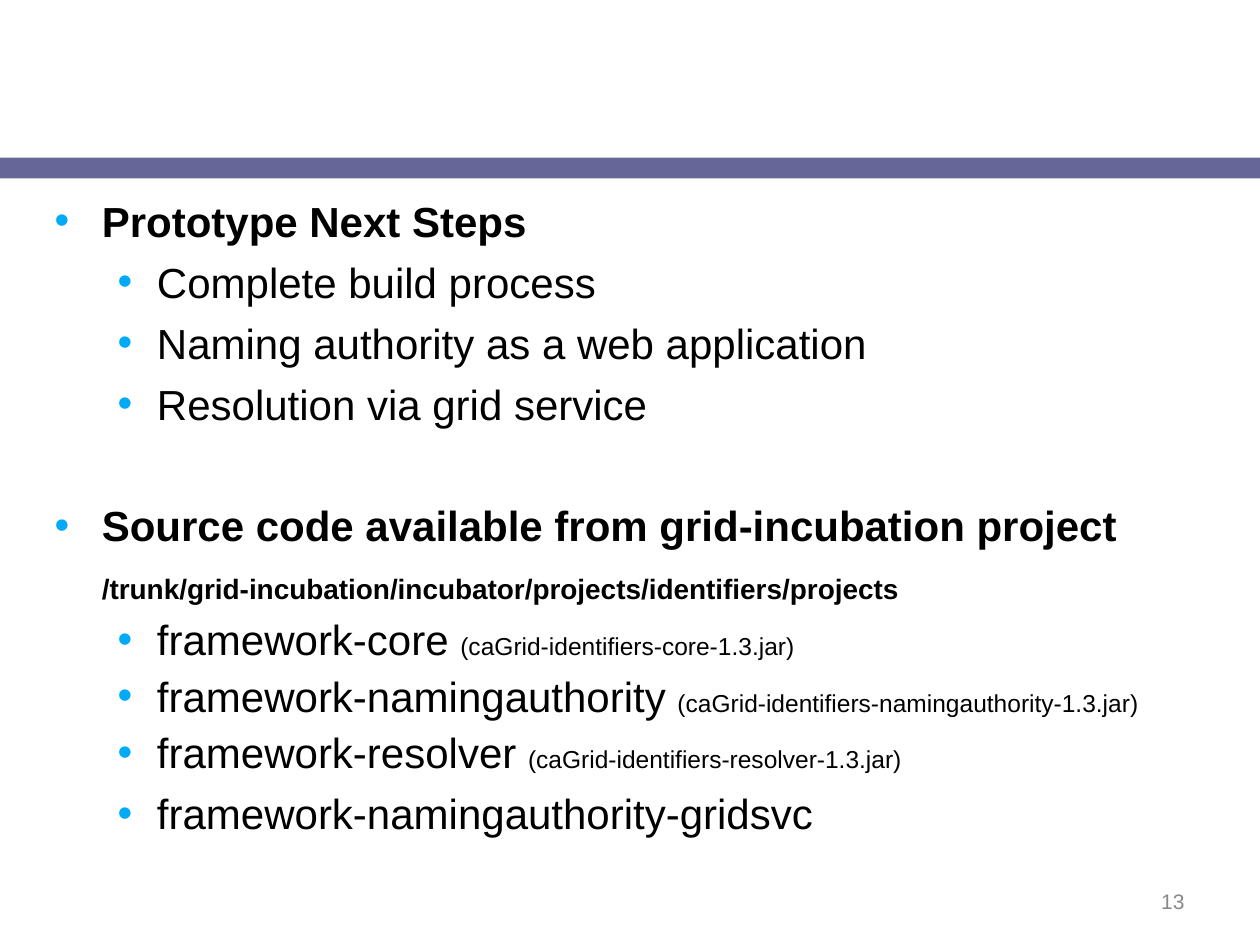
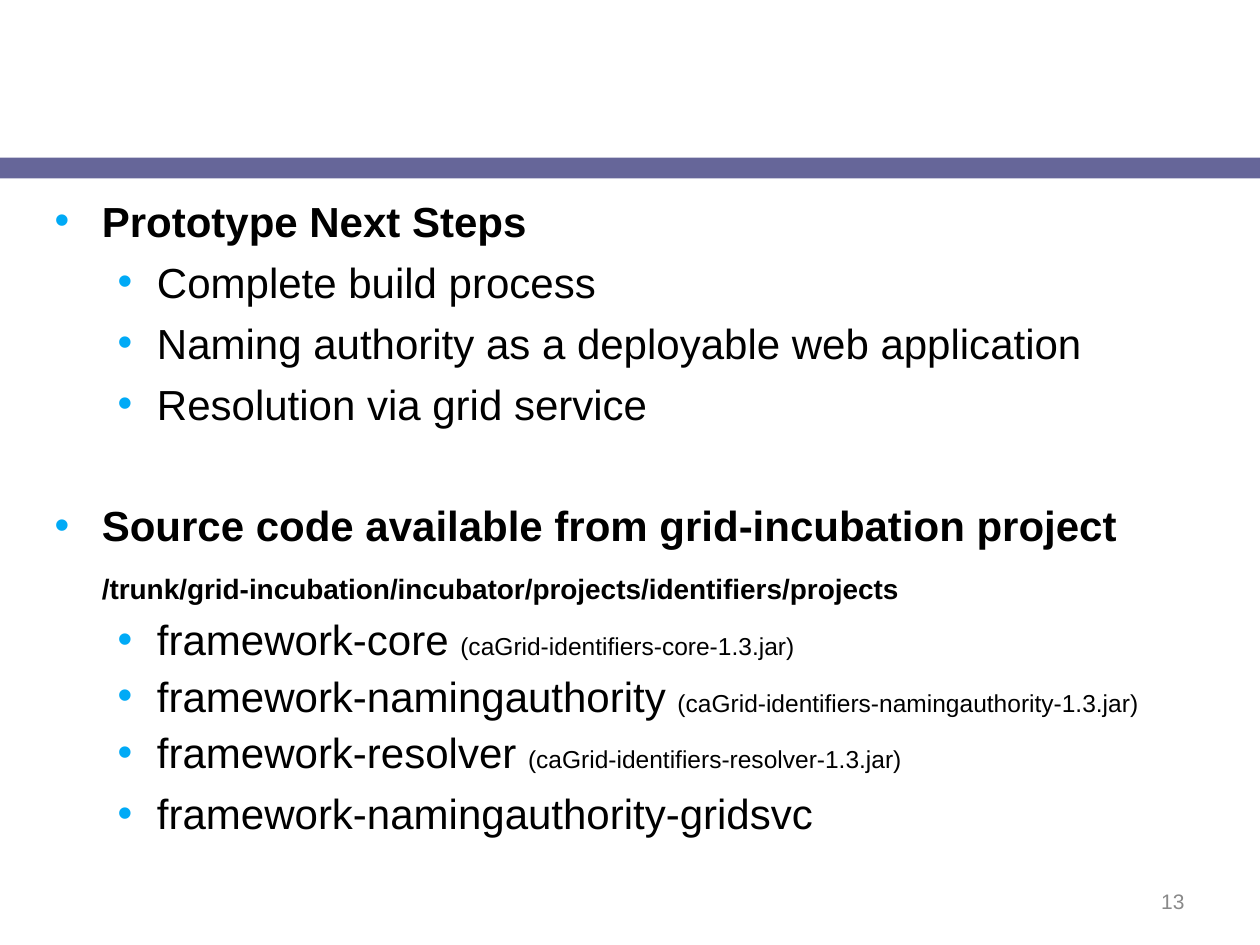
Before and after one commit to NCIP/cagrid-docs, a slide deck: slide 13 of docs/Identifiers/2009-07-10_cmelean.ppt. Drawn at 1260x945 pixels with LibreOffice and Linux fonts; fonts in the diff are those of the drawing; background and template pictures are left out. Boxes give left, top, right and bottom in pixels: in the first picture for what was removed or moved away, otherwise in the second. Text is boxed around its words. In the diff, an @@ line names an element or a change of style, - is before the commit and + after.

```diff
--- a/docs/Identifiers/2009-07-10_cmelean.ppt
+++ b/docs/Identifiers/2009-07-10_cmelean.ppt
@@ text at box(157, 328, 1082, 367): text changed @@
-  • Naming authority as a web application
+  • Naming authority as a deployable web application
```
Also in this commit, not shown: 2 other slides changed.
